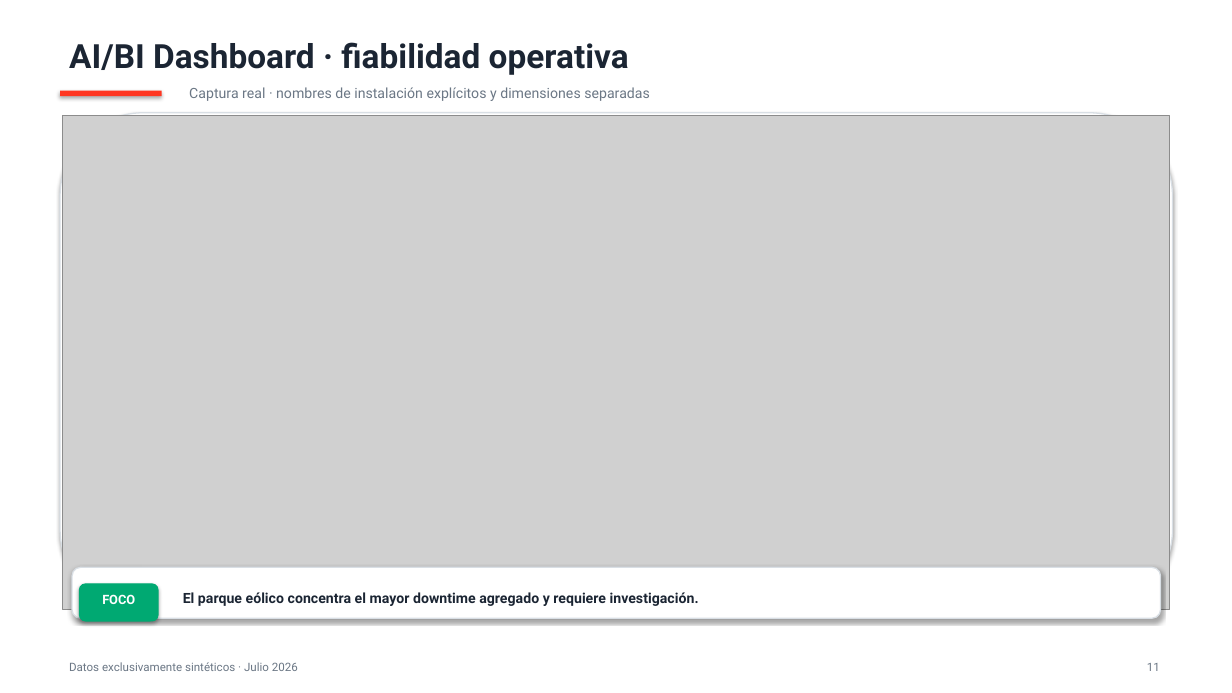
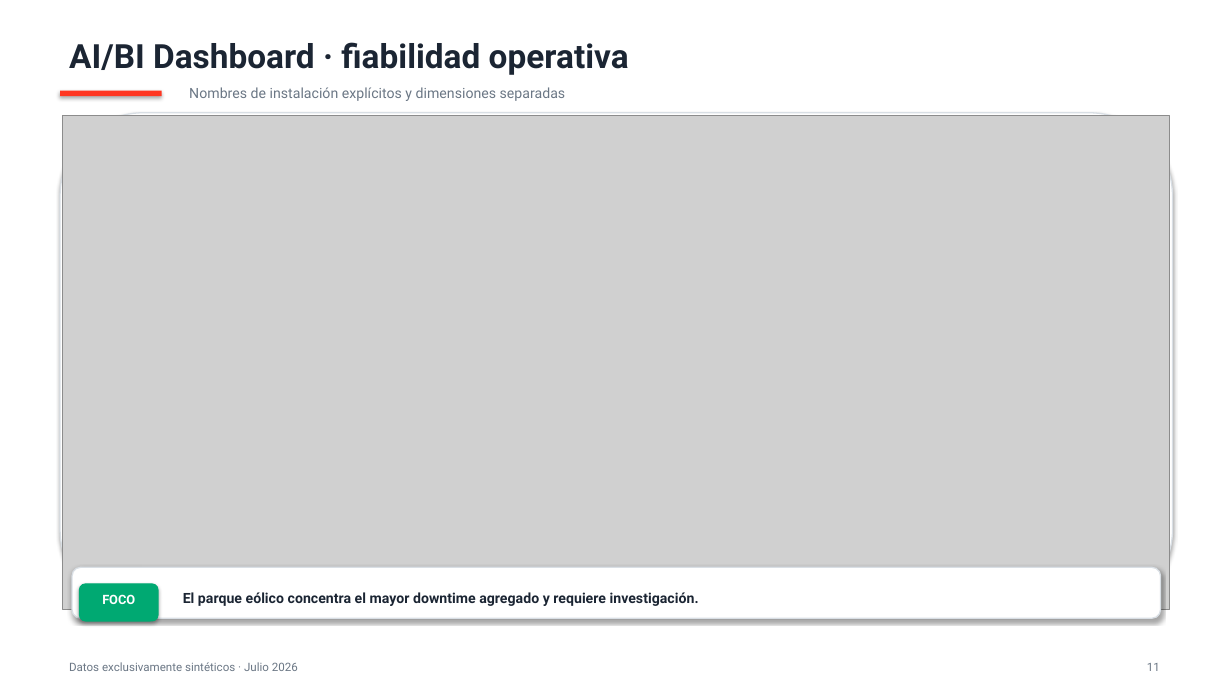
Before and after one commit to Rafavermar/Databricks-Genie-Demo, a slide deck: slide 11 of presentation/renewable_operations_demo.pptx. Drawn at 1232x693 pixels with LibreOffice and Linux fonts; fonts in the diff are those of the drawing; grey boxes stand for pictures. Boxes give left, top, right and bottom in pixels: in the first picture for what was removed or moved away, otherwise in the second. Text is boxed around its words. In the diff, an @@ line names an element or a change of style, - is before the commit and + after.

```diff
--- a/presentation/renewable_operations_demo.pptx
+++ b/presentation/renewable_operations_demo.pptx
@@ text at (x1=189, y1=87, x2=566, y2=101): text changed @@
-Captura real · nombres de instalación explícitos y dimensiones separadas
+Nombres de instalación explícitos y dimensiones separadas
```
Also in this commit, not shown: 7 other slides changed, 49 other files.
